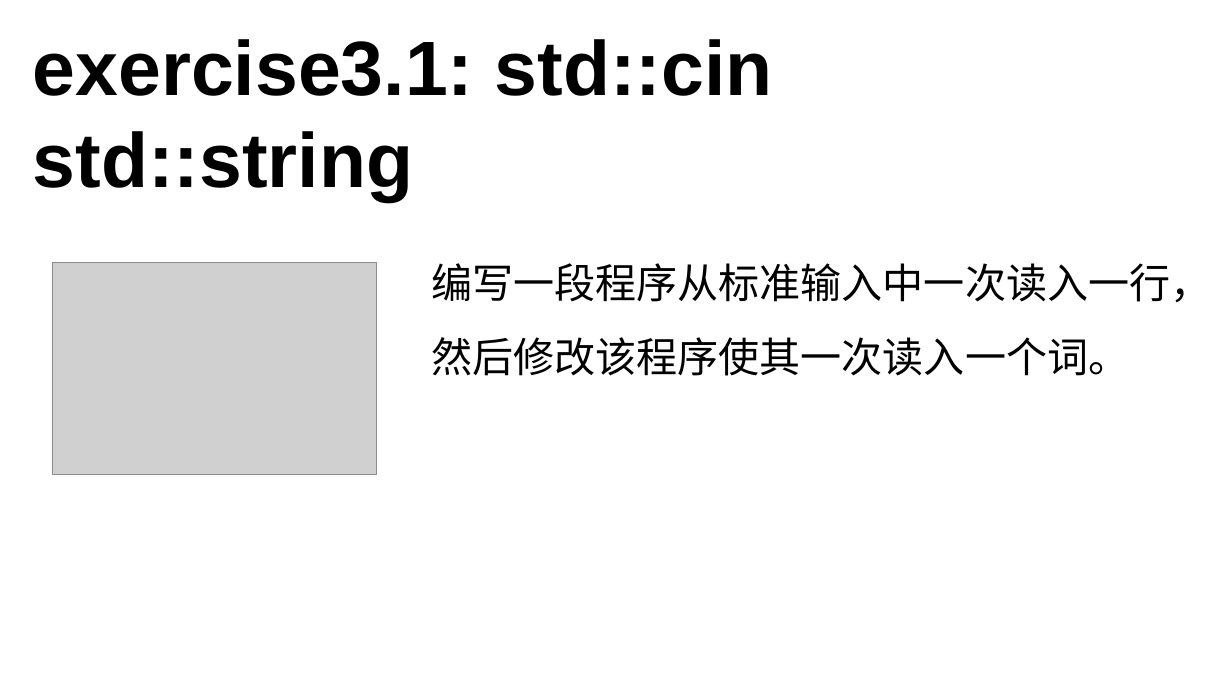
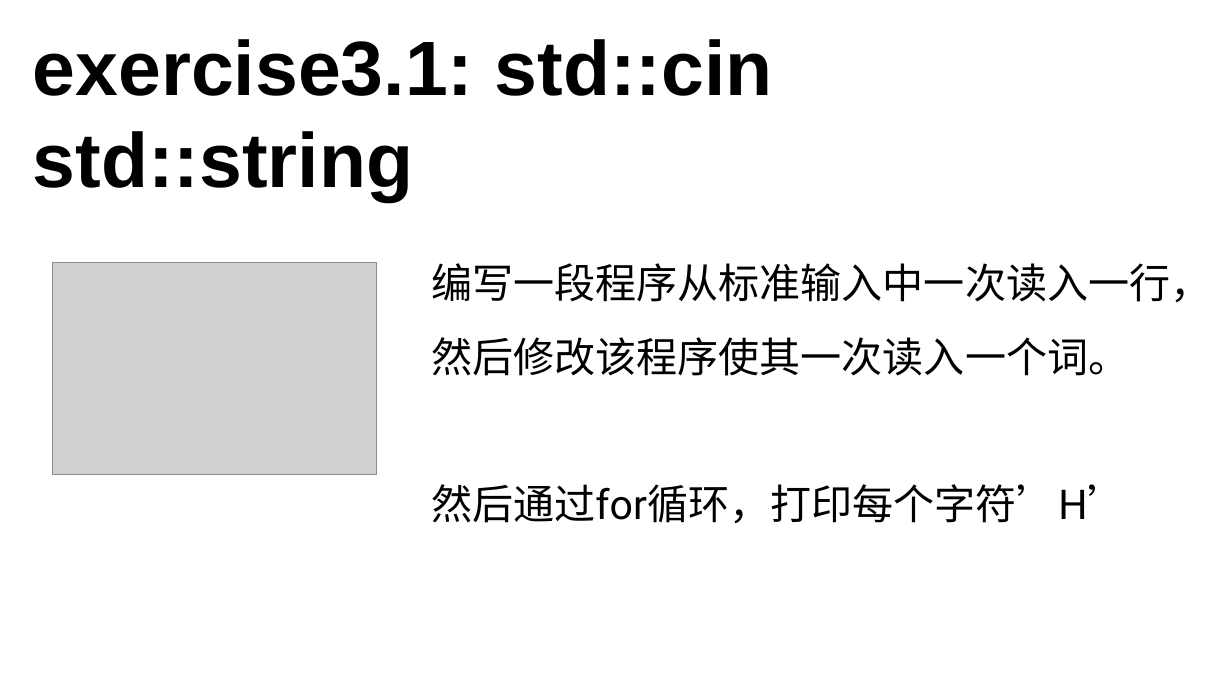
Before and after one commit to 3417725275/CPP_Study, a slide deck: slide 17 of C++课件.pptx. Drawn at 1232x693 pixels with LibreOffice and Linux fonts; fonts in the diff are those of the drawing; grey boxes stand for pictures. Boxes give left, top, right and bottom in pixels: in the first picture for what was removed or moved away, otherwise in the second. Text is boxed around its words. In the diff, an @@ line names an element or a change of style, - is before the commit and + after.

```diff
--- a/C++课件.pptx
+++ b/C++课件.pptx
@@ text at <box>431,484,1129,524</box>: paragraph added @@
+然后通过for循环，打印每个字符’H’
```
Also in this commit, not shown: 13 other files.
